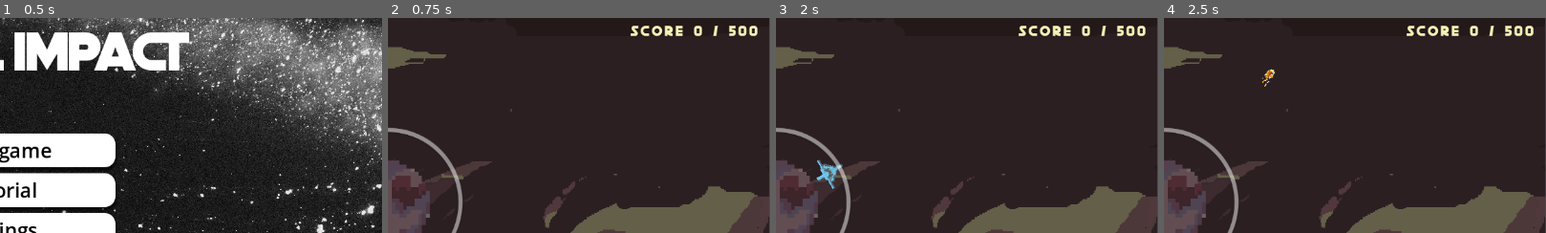
Above: before the commit, frames 1-4 (left to right).
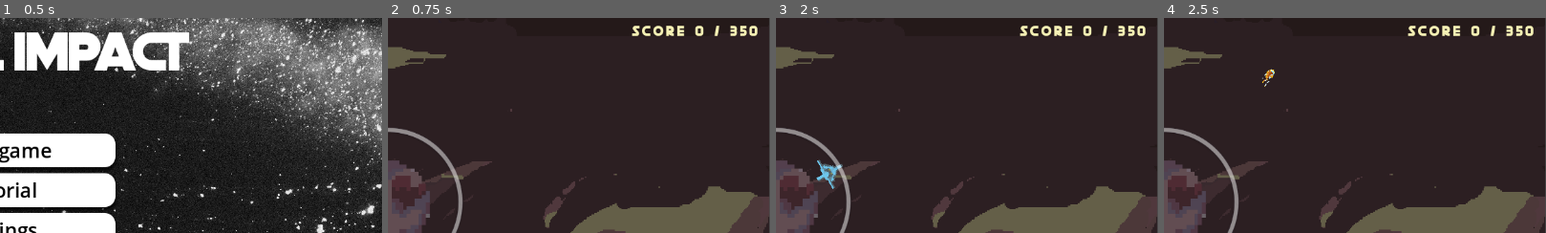
Above: after the commit, the same moments.

Repository: Affirmadrip/orbital-shield-defense
Game: Godot game, scene res://scenes/main_menu.tscn
The game is run twice, just before and just after one commit, with the same random seed, the same clock (stepped at 60 frames per second) and the same inputs.
Inputs (mouse positions are % of the whole screen's width and height, from its top left):
- Up to frame 1 (0.5 s): no input
- Up to frame 2 (0.75 s): click "Start game" at 0.5 s
- Up to frame 3 (2 s): tap Enter at 1.25 s; move the mouse to (72, 45) at 1.27 s; hold D (Fly_right) from 1.28 s (still down); hold Shift (Fly_Faster) from 1.28 s (still down)
- Up to frame 4 (2.5 s): move the mouse to (30, 55) at 2.02 s; release D (Fly_right) at 2.03 s; release Shift (Fly_Faster) at 2.03 s; hold A (Fly_left) from 2.03 s (still down); click (30, 55) at 2.1 s
The pictures show only the part of the screen within x 50-100%, y 7-57%; the shares and areas given below are measured in that part.

Frame 1 is identical in both runs. In frame 2, 0.6% of the frame differs, in the area x 63-94%, y 3-9%; in frame 3, 0.6%; in frame 4, 0.6%.

Commit message:
scores changed, hp 25% restore

Diff:
--- a/scripts/stage.gd
+++ b/scripts/stage.gd
@@ -2,7 +2,6 @@
 
 @export var alien_scene: PackedScene
 
-# UI Nodes
 @onready var planet: Sprite2D = $Planet
 @onready var barrier: Area2D = $Barrier
 @onready var aliens_container: Node2D = $Aliens
@@ -29,11 +28,10 @@
 var current_spawn_interval: float = 1.0
 var time_until_next_spawn: float = 0.0
 
-# Stage Configuration
 var stage_config = {
 	1: {
 		"duration": 60.0,
-		"target_score": 500,
+		"target_score": 350,
 		"aliens": {
 			Alien.AlienType.RED: 45,
 			Alien.AlienType.PURPLE: 10,
@@ -42,7 +40,7 @@
 	},
 	2: {
 		"duration": 85.0,
-		"target_score": 850,
+		"target_score": 750,
 		"aliens": {
 			Alien.AlienType.RED: 60,
 			Alien.AlienType.PURPLE: 15,
@@ -55,7 +53,6 @@
 	randomize()
 	Audio.play_bgm_stage()
 
-	# Make sure menus still work when the game is paused
 	if has_node("Clear stage 1"): get_node("Clear stage 1").process_mode = Node.PROCESS_MODE_ALWAYS
 	if has_node("Clear stage 2"): get_node("Clear stage 2").process_mode = Node.PROCESS_MODE_ALWAYS
 	if has_node("GAME OVER"): get_node("GAME OVER").process_mode = Node.PROCESS_MODE_ALWAYS
@@ -73,18 +70,18 @@
 	reset_barrier()
 
 func start_stage(stage_num: int) -> void:
+	if stage_num > current_stage:
+		restore_hp_for_next_stage()
+
 	current_stage = stage_num
 	is_game_over = false
 	is_stage_clear = false
 
-	# Clear existing aliens from previous stage
 	for child in aliens_container.get_children():
 		child.queue_free()
 
-	# Get settings for this stage
 	var config = stage_config.get(current_stage, stage_config[2])
 
-	# If stage is higher than 2, make it harder
 	if not stage_config.has(current_stage):
 		config = stage_config[2].duplicate(true)
 		var diff = current_stage - 2
@@ -101,7 +98,6 @@
 
 	_create_enemy_list(config["aliens"])
 
-	# Calculate how fast to spawn enemies
 	var spawn_duration = stage_duration * 1.20
 	if spawn_queue.size() > 0:
 		current_spawn_interval = spawn_duration / spawn_queue.size()
@@ -120,12 +116,10 @@
 
 func _create_enemy_list(counts: Dictionary) -> void:
 	spawn_queue.clear()
-	# Add enemies to the list based on config
 	for type in counts:
 		var count = counts[type]
 		for i in range(count):
 			spawn_queue.append(type)
-	# Shuffle them so they come out in random order
 	spawn_queue.shuffle()
 
 func _process(delta: float) -> void:
@@ -135,7 +129,6 @@
 	stage_timer -= delta
 	_update_timer_ui()
 
-	# If time runs out, check result (Win or Loss based on score)
 	if stage_timer <= 0:
 		_check_loss_condition()
 		return
@@ -160,7 +153,6 @@
 	a.destroyed.connect(_on_alien_destroyed)
 
 	var center := planet.global_position
-	# Spawn randomly outside the screen
 	var view := get_viewport().get_visible_rect()
 	var left := view.position.x
 	var top := view.position.y
@@ -184,14 +176,10 @@
 	_update_stage_ui()
 
 func _check_loss_condition() -> void:
-	# Called when timer runs out (stage_timer <= 0)
-
-	# Check if we met the score target
+
 	if score >= target_score_for_stage:
-		# Success
 		_on_stage_clear()
 	else:
-		# Failed to reach target score
 		_game_over()
 
 func _on_stage_clear() -> void:
@@ -204,7 +192,7 @@
 	if has_node(panel_name):
 		get_node(panel_name).visible = true
 	else:
-		print("Stage Cleared! (No UI for this stage yet)")
+		print("Stage Cleared!")
 
 func _game_over() -> void:
 	is_game_over = true
@@ -242,10 +230,8 @@
 		damage_barrier(area.damage_to_barrier)
 		area.queue_free()
 
-# Button Listeners
 func _on_next_stage_button_pressed() -> void:
 	get_tree().paused = false
-	# Hide old panels
 	for child in get_children():
 		if child is Panel:
 			child.visible = false
@@ -258,6 +244,11 @@
 func _on_retry_button_pressed() -> void:
 	get_tree().paused = false
 	get_tree().reload_current_scene()
+
+func restore_hp_for_next_stage():
+	var restore_amount := int(ceil(barrier_hp * 0.25))
+	barrier_hp = clamp(barrier_hp + restore_amount, 0, barrier_max_hp)
+	_update_hp_ui()
 
 var is_invulnerable = false
 var original_color
